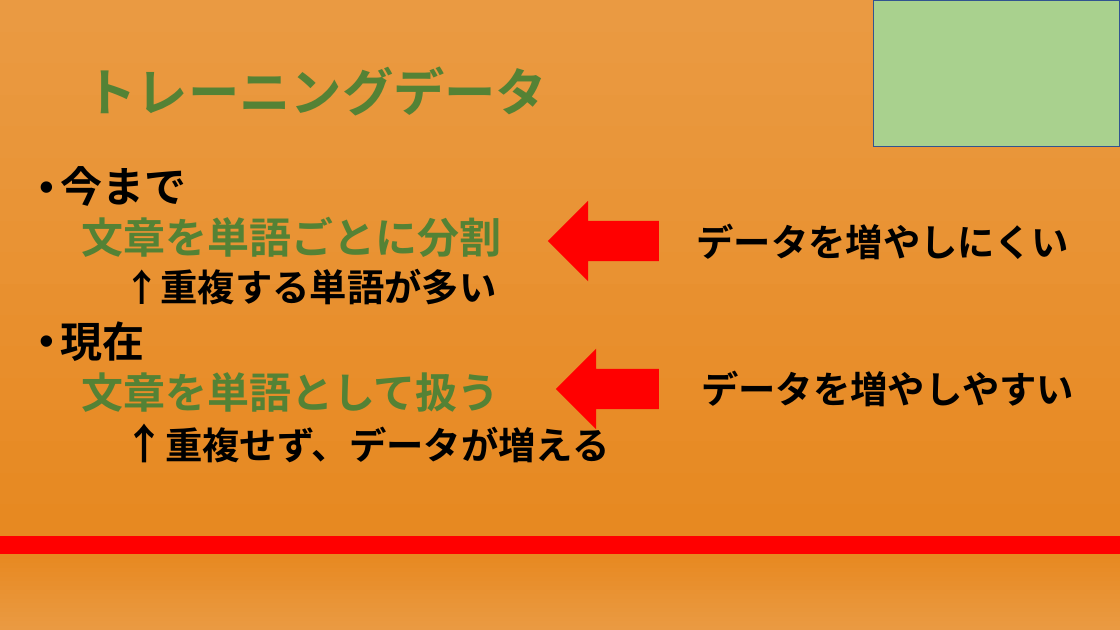
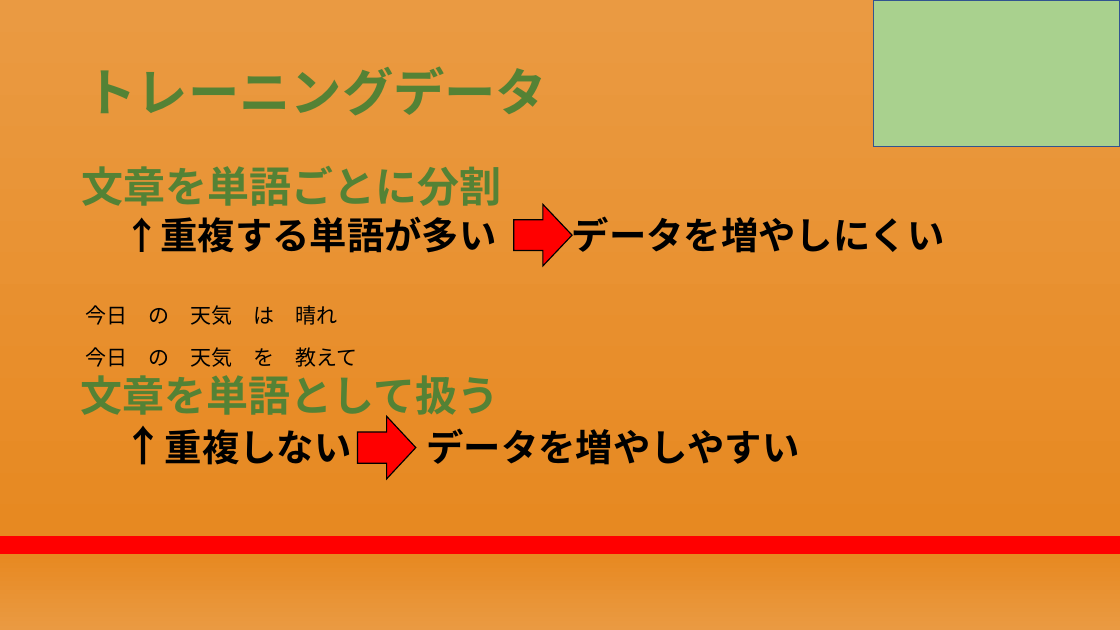
Before and after one commit to RikiishiSuzunosuke/AIspeaker_yosie, a slide deck: slide 17 of presentation/AIスピーカー開発_2.pptx. Drawn at 1120x630 pixels with LibreOffice and Linux fonts; fonts in the diff are those of the drawing. Boxes give left, top, right and bottom in pixels: in the first picture for what was removed or moved away, otherwise in the second. Text is boxed around its words. In the diff, an @@ line names an element or a change of style, - is before the commit and + after.

```diff
--- a/presentation/AIスピーカー開発_2.pptx
+++ b/presentation/AIスピーカー開発_2.pptx
@@ text at <box>60,166,186,206</box>: paragraph removed @@
-• 今まで
@@ up arrow at <box>514,204,572,266</box>: outline none to #000000 1 pt; rotation 270 to 90 degrees @@
@@ text at <box>123,216,945,253</box>: text changed @@
-    ↑重複する単語が多い
-• 現在
-  文章を単語として扱う
-    ↑重複せず、データが増える
+    ↑重複する単語が多い データを増やしにくい
@@ text removed at <box>696,223,1069,260</box> @@
-データを増やしにくい
@@ text added at <box>85,305,337,325</box>, 18 pt, text #000000 @@
+今日 の 天気 は 晴れ
@@ text added at <box>85,347,357,367</box>, 18 pt, text #000000 @@
+今日 の 天気 を 教えて
@@ text at <box>81,375,799,465</box>: text changed @@
-データを増やしやすい
+  文章を単語として扱う
+    ↑重複しない データを増やしやすい
@@ up arrow at <box>358,416,415,478</box>: outline none to #000000 1 pt; rotation 270 to 90 degrees @@
```
Also in this commit, not shown: 23 other slides changed, 1 slide removed, 1 other file.
